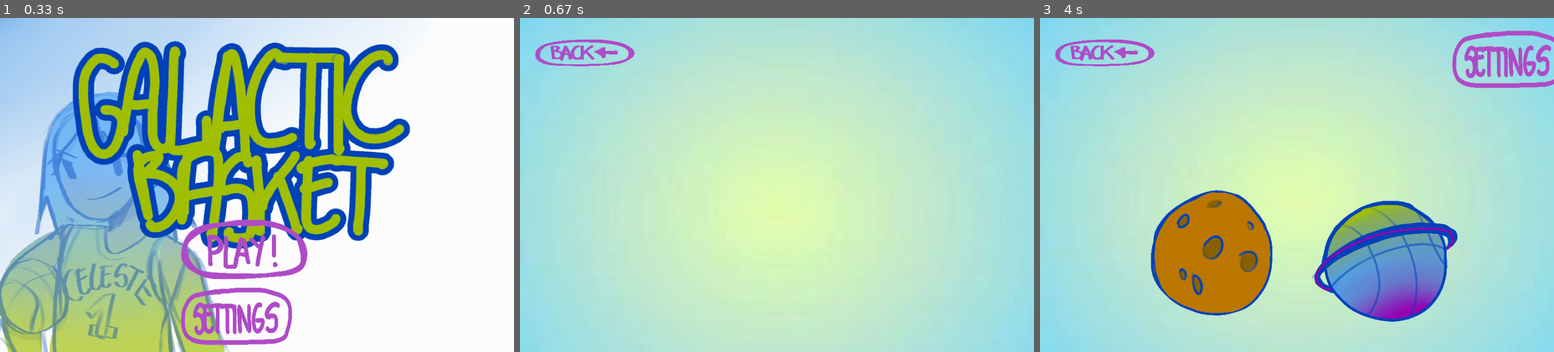
Above: before the commit, frames 1-3 (left to right).
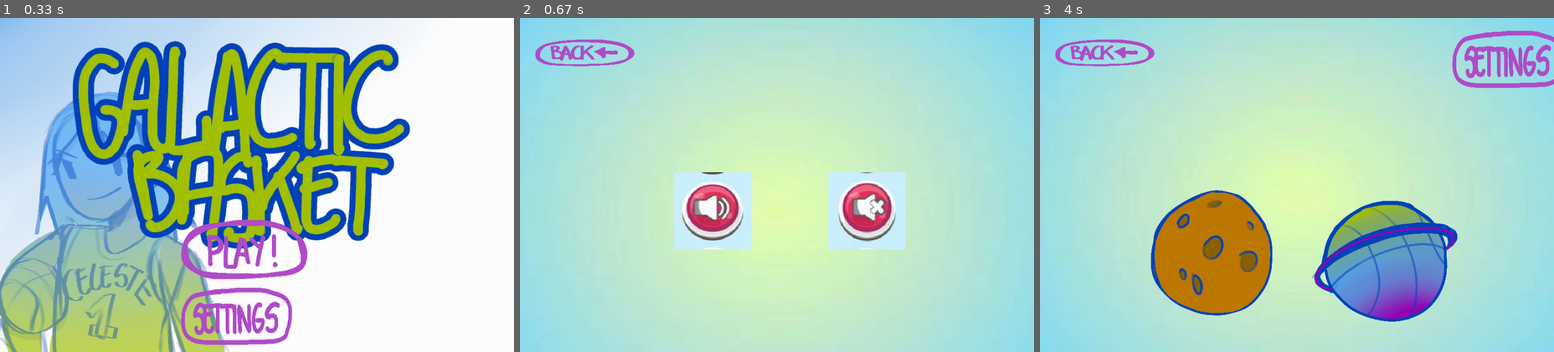
Above: after the commit, the same moments.

Repository: EliasEK05/pygame.project.galactic.basket
Game: pygame game, started from main.py
The game is run twice, just before and just after one commit, with the same random seed, the same clock (stepped at 60 frames per second) and the same inputs.
Inputs (mouse positions are in pixels of both pictures, inside the frame that each line leads up to):
- Up to frame 1 (0.33 s): no input
- Up to frame 2 (0.67 s): click (756, 315) at 0.38 s
- Up to frame 3 (4 s): click (1384, 211) at 0.72 s; click (1230, 211) at 2.05 s; click (1106, 58) at 3.38 s; click (1281, 248) at 3.72 s

Frame 1 is identical in both runs. In frame 2, 6.9% of the frame differs, in the area x 30-75%, y 46-70%; in frame 3, nothing differs.

Commit message:
Update main.py

Diff:
--- a/main.py
+++ b/main.py
@@ -180,28 +180,24 @@
 
 
     elif current_screen == "settings":  # ecran parametre
-
         ecran.blit(parametre, (0, 0))
-
-        ecran.blit(bouton_retour, bouton_clic_retour.topleft)
-
-        for event in pygame.event.get():
-            if event.type == pygame.QUIT:
-                continuer = False
-            elif event.type == K_UP:
-                volume += 1
-            elif event.type == K_DOWN:
-                volume -= 1
+        ecran.blit(bouton_retour, bouton_clic_retour.topleft)
+        ecran.blit(bouton_on, bouton_clic_on.topleft)
+        ecran.blit(bouton_off, bouton_clic_off.topleft)
+
+        for event in pygame.event.get():
+            if event.type == pygame.QUIT:
+                continuer = False
             elif event.type == MOUSEBUTTONUP:
                 if bouton_clic_retour.collidepoint(event.pos):
                     current_screen = "menu"
-
-        for event in pygame.event.get():
-            if event.type == pygame.QUIT:
-                continuer = False
-            elif event.type == MOUSEBUTTONUP:
-                if bouton_clic_retour.collidepoint(event.pos):
-                    current_screen = "menu"
+                elif bouton_clic_on.collidepoint(event.pos):
+                    etat_son = True
+                    play_son(son_principal,etat_son)
+                elif bouton_clic_off.collidepoint(event.pos):
+                    etat_son = False
+                    play_son(son_principal,etat_son)
+
 
 
 
